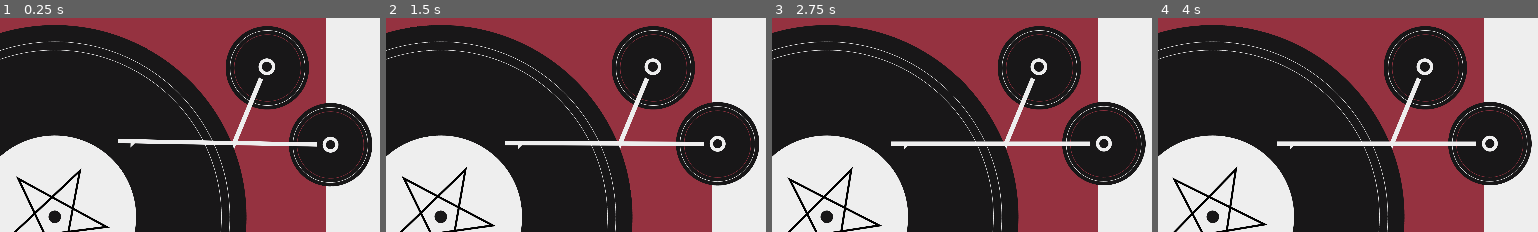
Above: before the commit, frames 1-4 (left to right).
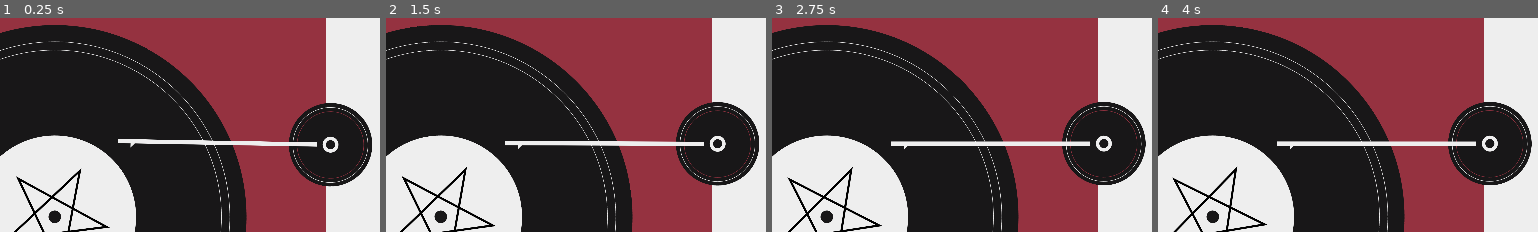
Above: after the commit, the same moments.

Repository: panorb/ludum-dare-47
Game: Godot game, scene res://Levels/RecordPlayerFront/RecordPlayerFront.tscn
Same seed, same stepped clock (60 frames per second), same inputs: the game is played once before the commit and once after it.
Inputs (mouse positions are % of the whole screen's width and height, from its top left):
- Up to frame 1 (0.25 s): no input
- Up to frame 2 (1.5 s): move the mouse to (71, 45) at 0.52 s; move the mouse to (27, 55) at 1.27 s
- Up to frame 3 (2.75 s): move the mouse to (58, 27) at 2.02 s
- Up to frame 4 (4 s): move the mouse to (43, 71) at 2.77 s; move the mouse to (80, 66) at 3.52 s
The pictures show only the part of the screen within x 50-100%, y 3-53%; the shares and areas given below are measured in that part.

The runs differ from the first frame. In frame 1, 6.9% of the frame differs, in the area x 59-82%, y 3-62%; in frame 2, 6.9%; in frame 3, 6.9%; in frame 4, 6.9%.

Commit message:
Fixed added assets from `assets` branch

Diff:
--- a/godot/Levels/RecordPlayerFront/CombinationLock/CombinationLock.tscn
+++ b/godot/Levels/RecordPlayerFront/CombinationLock/CombinationLock.tscn
@@ -2,7 +2,7 @@
 
 [ext_resource path="res://Levels/RecordPlayerFront/CombinationLock/combination_lock.gd" type="Script" id=1]
 [ext_resource path="res://Shared/IBMPlexSans-Light.ttf" type="DynamicFontData" id=2]
-[ext_resource path="res://Levels/RecordPlayerFront/CombinationLock/speedcontrol.png" type="Texture" id=3]
+[ext_resource path="res://Levels/RecordPlayerFront/CombinationLock/combination_lock.png" type="Texture" id=3]
 
 [sub_resource type="DynamicFont" id=1]
 size = 180
Binary file removed: godot/Levels/RecordPlayerFront/CombinationLock/speedcontrol.png
Not shown, removed: godot/Levels/RecordPlayerFront/CombinationLock/speedcontrol.png.import
Binary file changed: godot/Levels/RecordPlayerFront/base.png
Not shown, removed: godot/Levels/RecordPlayerFront/speedcontrol.png.import
